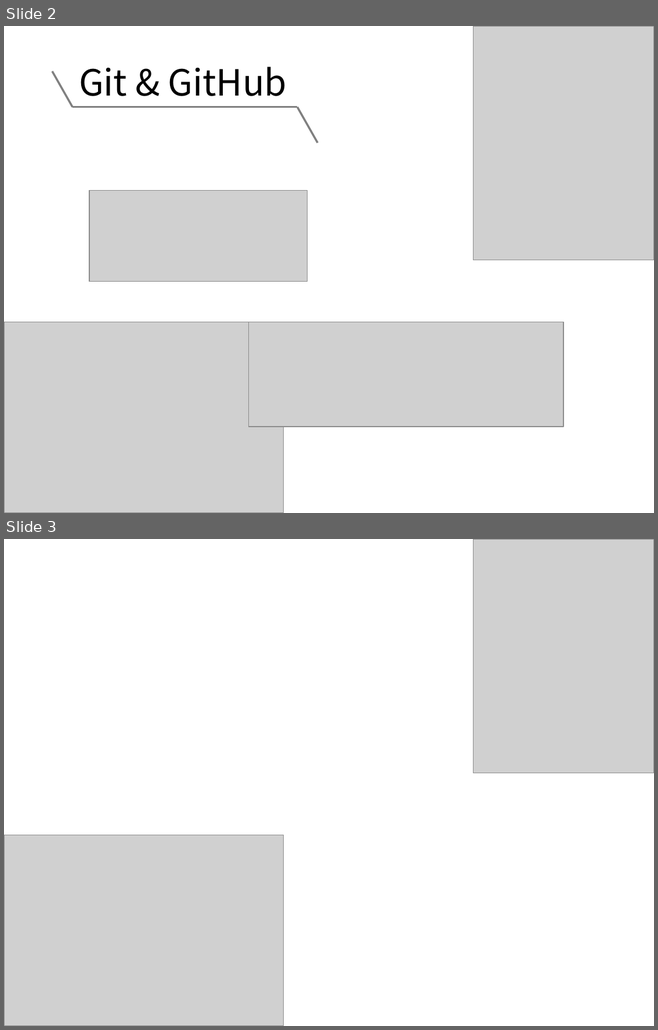
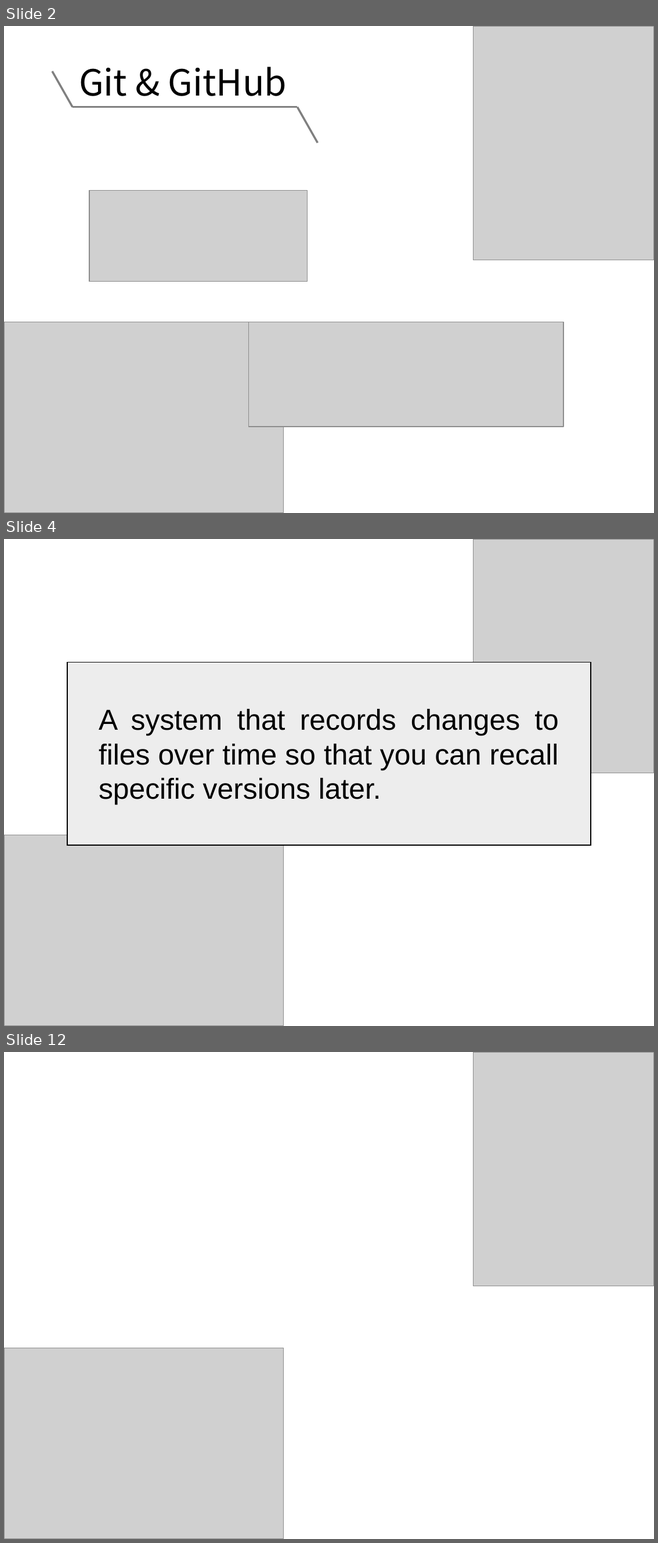
Before and after one commit to NCKU-BDA-2020/TA_Git_GitHub, a slide deck: TA_Class_III.pptx. Shown one above the other, each under a label of ours: slides 2 and 3 before the commit, slides 2, 4 and 12 after it; the slides between them are not shown. The pictures are 658x1030 and 658x1543 pixels, drawn with LibreOffice and Linux fonts; fonts in the diff are those of the drawing; grey boxes stand for pictures. Boxes give left, top, right and bottom in pixels: in the first picture for what was removed or moved away, otherwise in the second. Text is boxed around its words. In the diff, an @@ line names an element or a change of style, - is before the commit and + after.

```diff
--- a/TA_Class_III.pptx
+++ b/TA_Class_III.pptx
@@ slide 4 added at (4,539,654,1026), background #FFFFFF @@
@@ picture added at (473,539,654,773) @@
@@ rectangle added at (67,663,590,846), fill #EDEDED, outline #000000 1 pt @@
@@ text added at (99,709,558,805), 32 pt, text #000000 @@
+A system that records changes to files over time so that you can recall specific versions later.
@@ picture added at (4,835,284,1026) @@
@@ what was slide 3 is now slide 12 @@
```
Also in this commit, not shown: 15 other slides added.
